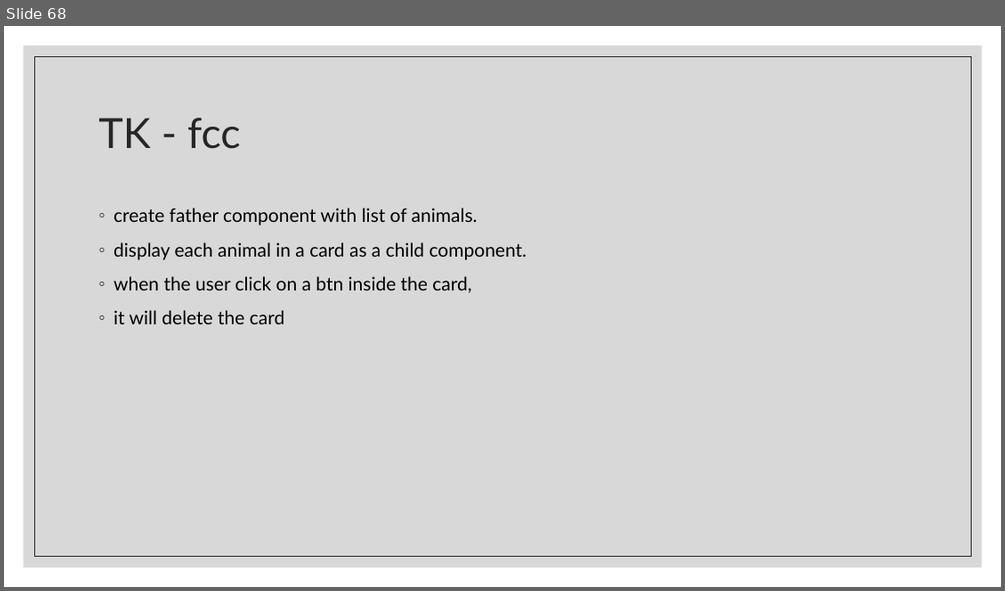
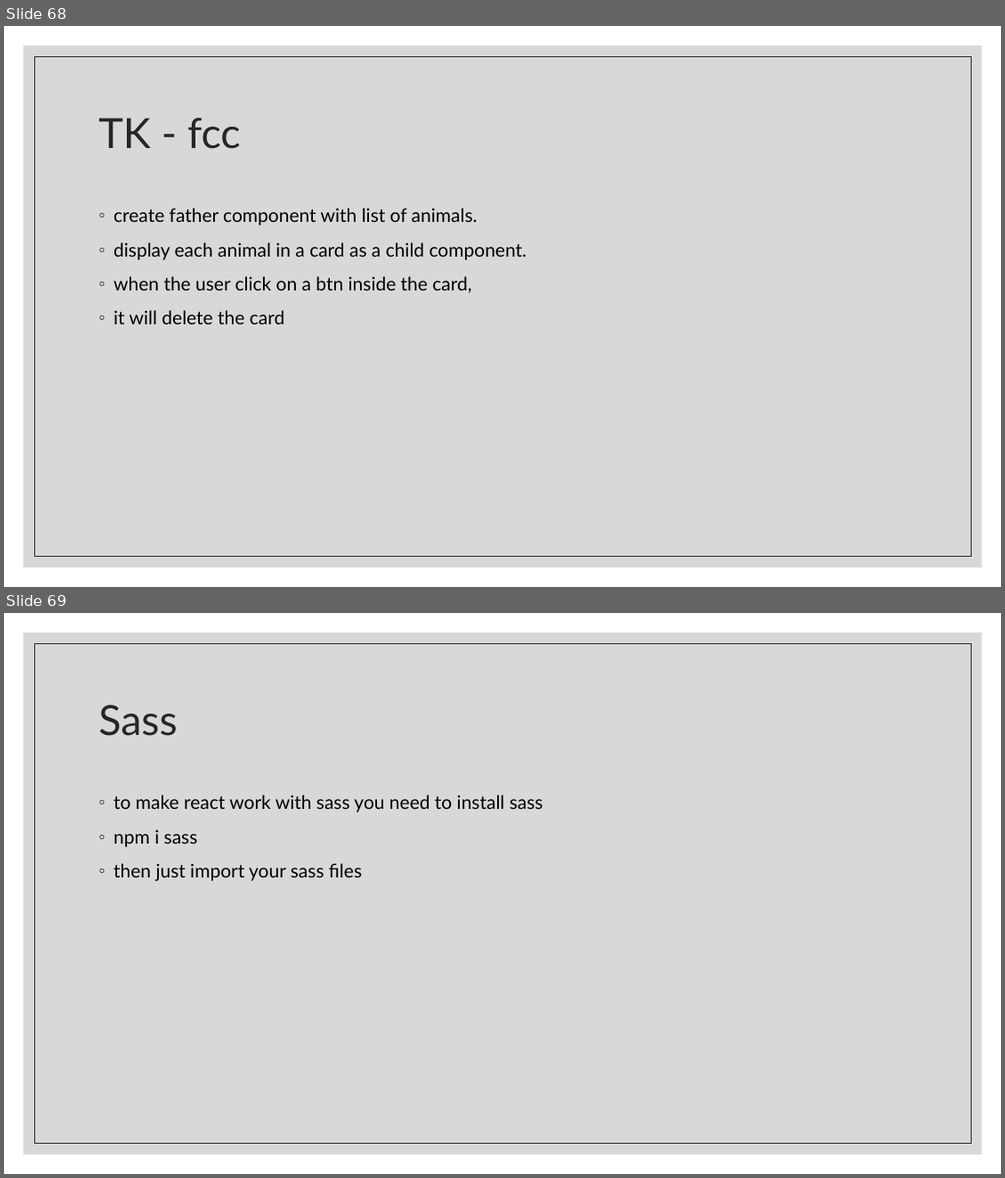
Before and after one commit to Rlss91/ht_W011121MR_morning_first-project, a slide deck: docs/React.pptx. Shown one above the other, each under a label of ours: slide 68 before the commit, slides 68 and 69 after it. The pictures are 1005x591 and 1005x1178 pixels, drawn with LibreOffice and Linux fonts; fonts in the diff are those of the drawing. Boxes give left, top, right and bottom in pixels: in the first picture for what was removed or moved away, otherwise in the second. Text is boxed around its words. In the diff, an @@ line names an element or a change of style, - is before the commit and + after.

```diff
--- a/docs/React.pptx
+++ b/docs/React.pptx
@@ slide 69 added at (4, 613, 1001, 1174), background #FFFFFF; not listed: 2 template elements that a slide beside it also shows @@
@@ title added at (98, 705, 177, 736), 40 pt, text #262626 @@
+Sass
@@ text added at (113, 795, 543, 881), 18 pt, text #000000 @@
+◦ to make react work with sass you need to install sass
+◦ npm i sass
+◦ then just import your sass files
```
Also in this commit, not shown: 1 other slide added, 1 other file.
